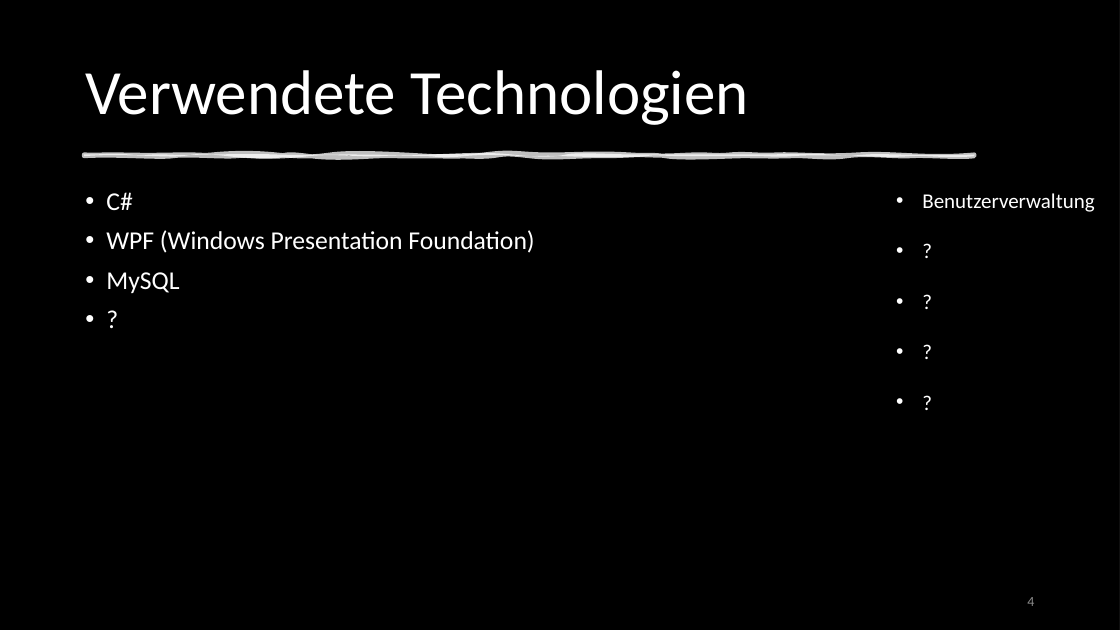
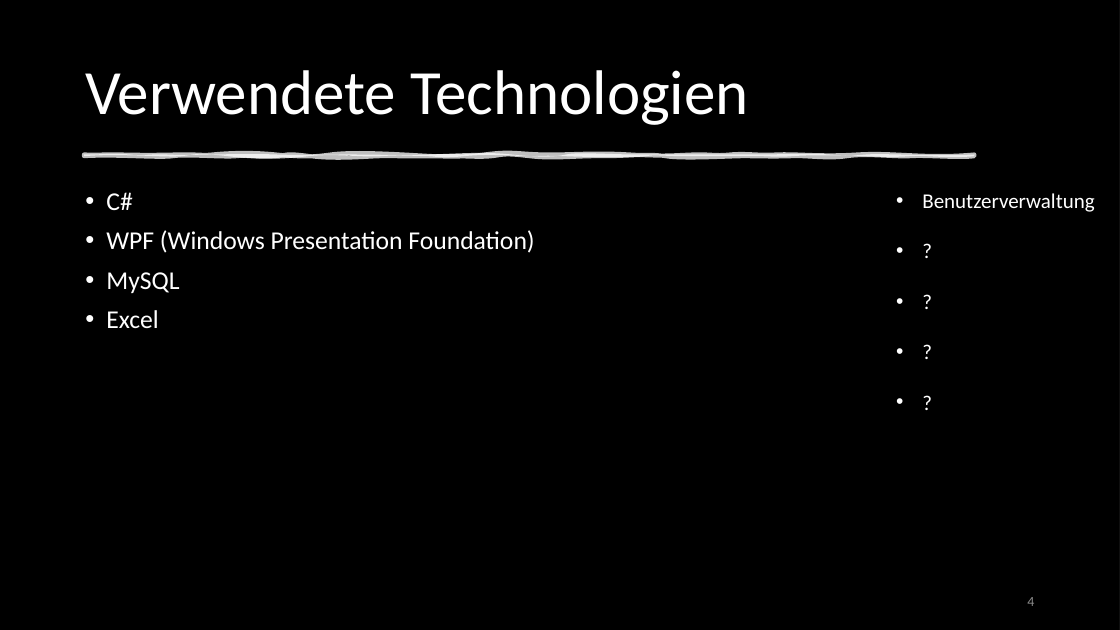
Before and after one commit to DennisWandschura/Profitabilitaet, a slide deck: slide 4 of Präst_Profitabilität.pptx. Drawn at 1120x630 pixels with LibreOffice and Linux fonts; fonts in the diff are those of the drawing; background and template pictures are left out; a plain dark background stands for a picture behind light text. Boxes give left, top, right and bottom in pixels: in the first picture for what was removed or moved away, otherwise in the second. Text is boxed around its words. In the diff, an @@ line names an element or a change of style, - is before the commit and + after.

```diff
--- a/Präst_Profitabilität.pptx
+++ b/Präst_Profitabilität.pptx
@@ text at <box>106,310,158,328</box>: text changed @@
-• ?
+• Excel
```
Also in this commit, not shown: 1 other slide changed, 1 slide added, 4 other files.
